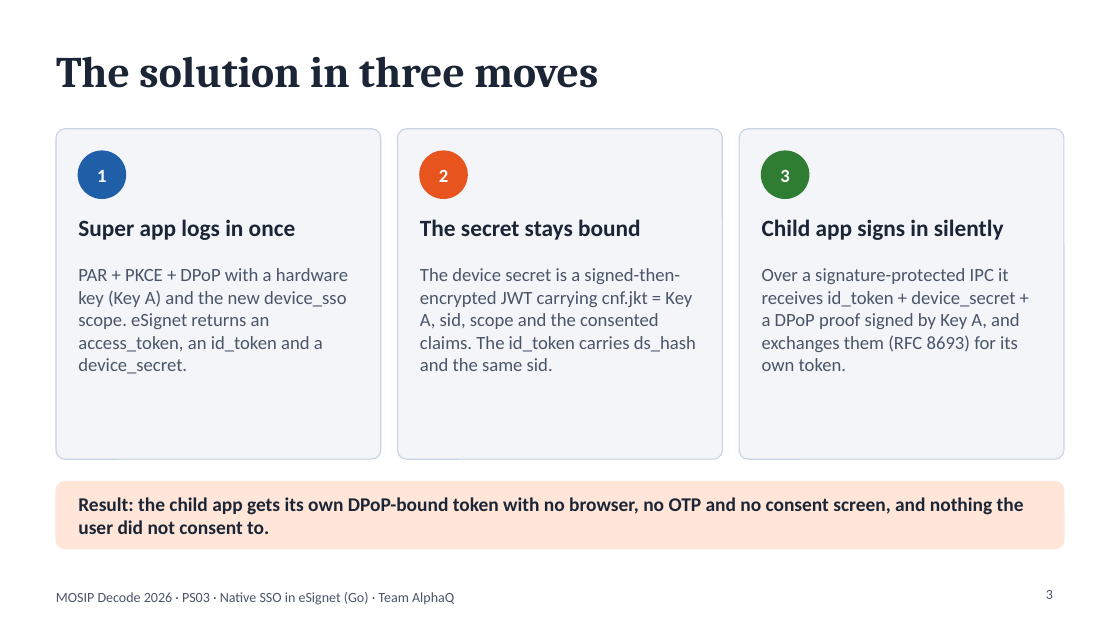
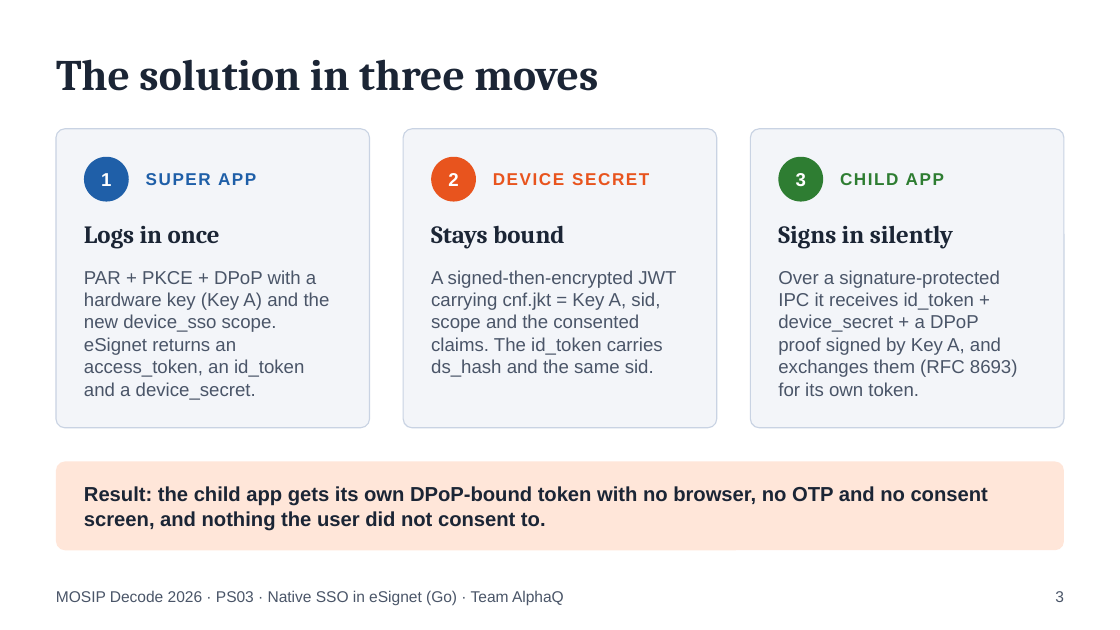
Before and after one commit to DevAnuragT/mosip-decode-2026-native-sso, a slide deck: slide 3 of docs/pitch-deck.pptx. Drawn at 1120x630 pixels with LibreOffice and Linux fonts; fonts in the diff are those of the drawing. Boxes give left, top, right and bottom in pixels: in the first picture for what was removed or moved away, otherwise in the second. Text is boxed around its words. In the diff, an @@ line names an element or a change of style, - is before the commit and + after.

Commit message:
Pitch deck rebuilt: measured text layout, Georgia/Arial, unique shape ids for Quick Look, labelled architecture, cropped screenshots

```diff
--- a/docs/pitch-deck.pptx
+++ b/docs/pitch-deck.pptx
@@ rounded rectangle: place and size @@
-rounded rectangle at [56,129,381,459]
+rounded rectangle at [56,129,370,428]
@@ rounded rectangle: place and size @@
-rounded rectangle at [398,129,722,459]
+rounded rectangle at [403,129,717,428]
@@ proportions changed in 3 elements at [403,129,717,428], [56,129,370,428], [750,129,1064,428] @@
@@ rounded rectangle: place and size @@
-rounded rectangle at [739,129,1064,459]
+rounded rectangle at [750,129,1064,428]
@@ ellipse: place and size @@
-ellipse at [78,151,125,198]
+ellipse at [84,157,129,202]
@@ ellipse at [84,157,129,202]: outline #1F5FA8 1 pt to none @@
@@ text added at [146,173,256,185], 11 pt, text #1F5FA8, bold @@
+SUPER APP
@@ text "2": place and size @@
-text "2" at [439,170,448,182]
+text "2" at [448,173,458,186]
@@ ellipse: place and size @@
-ellipse at [420,151,467,198]
+ellipse at [431,157,476,202]
@@ ellipse at [431,157,476,202]: outline #E8541E 1 pt to none @@
@@ text added at [493,173,649,185], 11 pt, text #E8541E, bold @@
+DEVICE SECRET
@@ text "3": place and size @@
-text "3" at [780,170,789,182]
+text "3" at [796,173,806,186]
@@ ellipse: place and size @@
-ellipse at [762,151,809,198]
+ellipse at [778,157,823,202]
@@ ellipse at [778,157,823,202]: outline #2E7D32 1 pt to none @@
@@ text added at [840,173,944,185], 11 pt, text #2E7D32, bold @@
+CHILD APP
@@ text at [84,226,220,248]: text changed; size 15 to 16 pt; font Calibri to Cambria @@
-Super app logs in once
+Logs in once
@@ text at [431,225,564,248]: text changed; size 15 to 16 pt; font Calibri to Cambria @@
-The secret stays bound
+Stays bound
@@ text at [778,225,953,248]: text changed; size 15 to 16 pt; font Calibri to Cambria @@
-Child app signs in silently
+Signs in silently
@@ font Calibri to Arial in 5 elements at [101,173,111,186], [448,173,458,186], [796,173,806,186], [778,270,1018,396], [84,270,330,400] @@
@@ text "Over a signature-protected IPC it ...": place and size @@
-text "Over a signature-protected IPC it ..." at [762,268,1020,371]
+text "Over a signature-protected IPC it ..." at [778,270,1018,396]
@@ text at [431,270,676,377]: text changed; font Calibri to Arial @@
-The device secret is a signed-then-encrypted JWT carrying cnf.jkt = Key A, sid, scope and the consented claims. The id_token carries ds_hash and the same sid.
+A signed-then-encrypted JWT
+carrying cnf.jkt = Key A, sid,
+scope and the consented
+claims. The id_token carries
+ds_hash and the same sid.
@@ rounded rectangle: place and size @@
-rounded rectangle at [56,482,1064,549]
+rounded rectangle at [56,461,1064,550]
@@ rounded rectangle at [56,461,1064,550]: outline #FFE6D9 0.75 pt to none; proportions changed @@
@@ text "Result: the child app gets ...": place and size @@
-text "Result: the child app gets ..." at [78,497,1024,534]
+text "Result: the child app gets ..." at [84,486,988,531]
@@ text "Result: the child app gets ..." at [84,486,988,531]: size 12.5 to 13 pt, font Calibri to Arial @@
@@ text "MOSIP Decode 2026 · PS03 ..." at [56,590,564,605]: size 9 to 10 pt, font Calibri to Arial @@
@@ page number: place and size @@
-page number at [1046,590,1053,599]
+page number at [1055,591,1064,602]
@@ page number at [1055,591,1064,602]: size 9 to 10 pt, font Calibri to Arial; vertical alignment top to middle @@
```
Also in this commit, not shown: 12 other slides changed, 6 other files.
